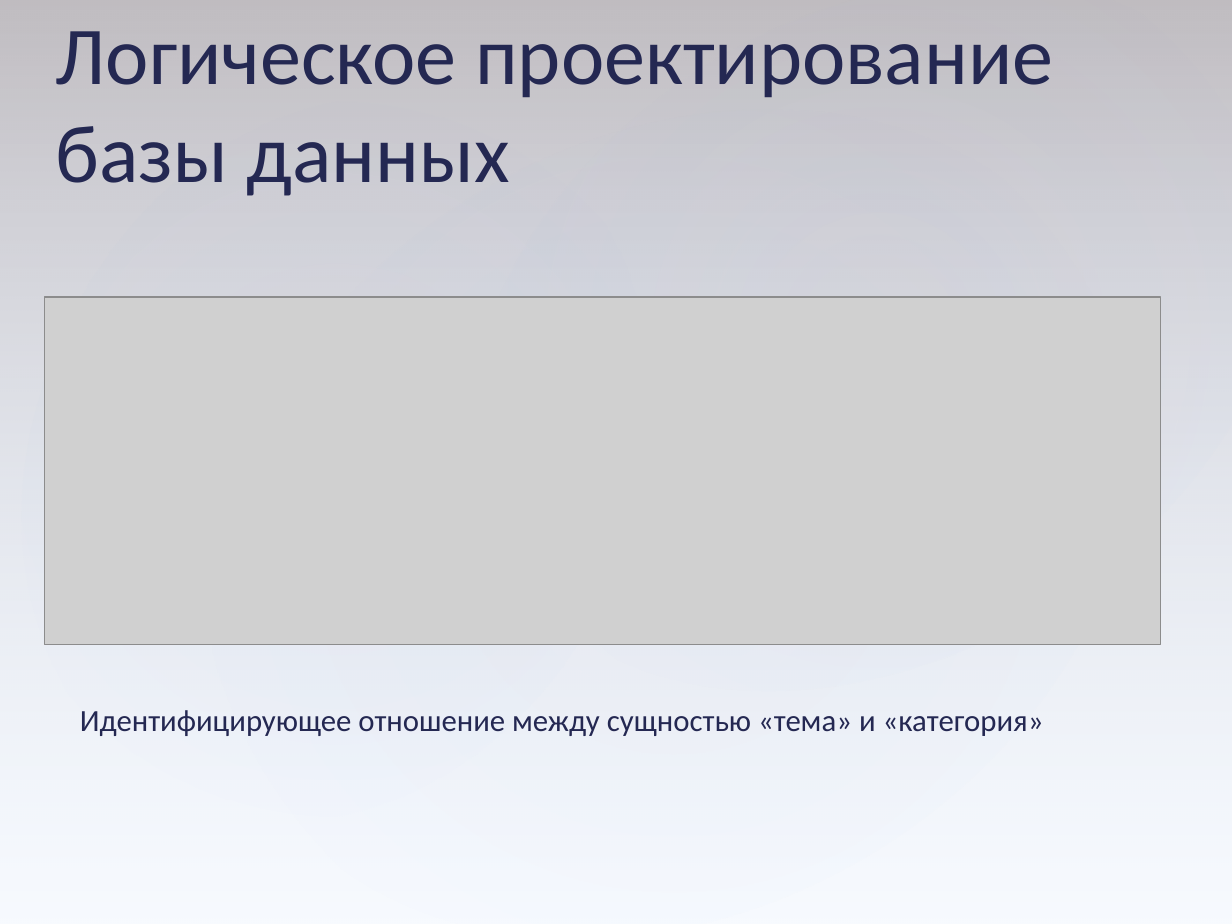
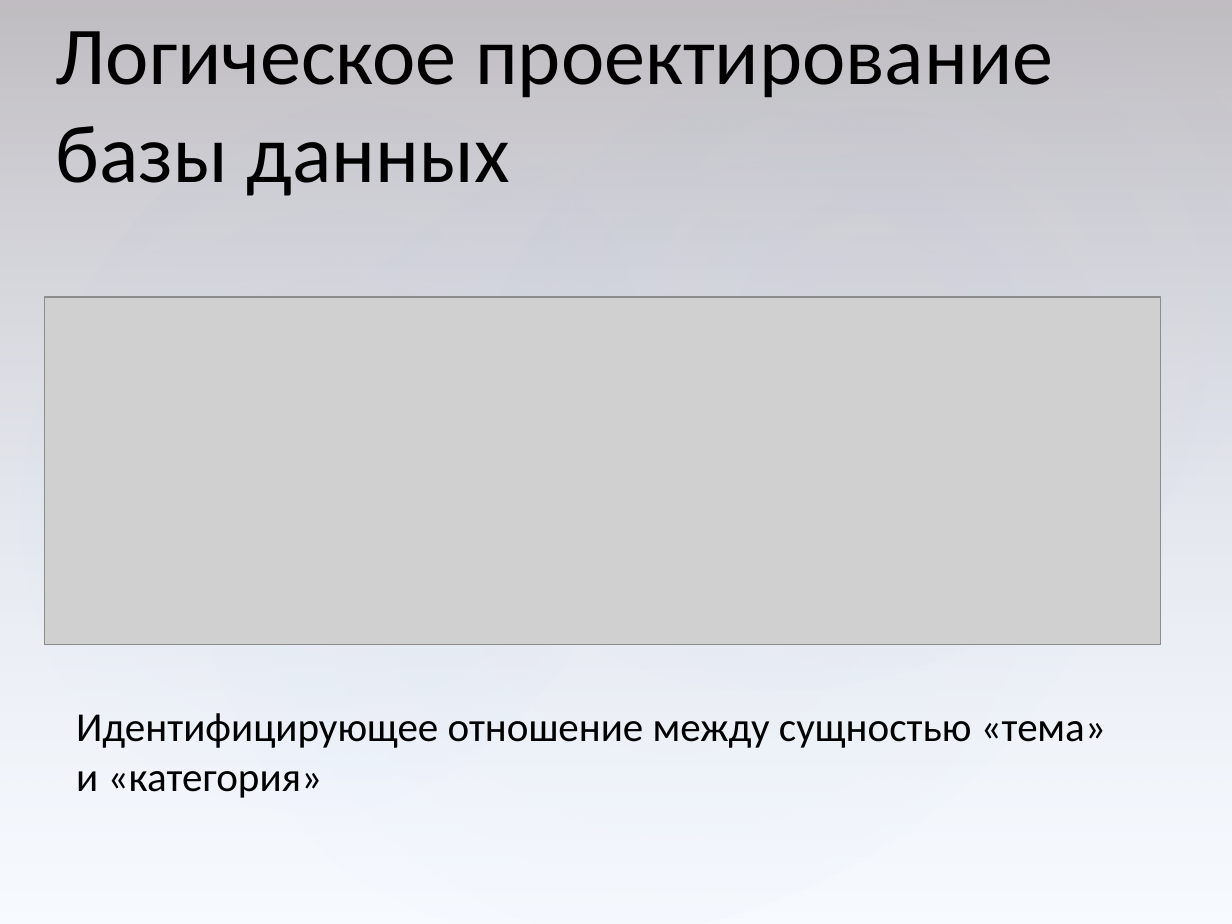
Before and after one commit to serpikovs/in40, a slide deck: slide 19 of !docs/common.pptx (slide 22 before the commit). Drawn at 1232x924 pixels with LibreOffice and Linux fonts; fonts in the diff are those of the drawing; grey boxes stand for pictures. Boxes give left, top, right and bottom in pixels: in the first picture for what was removed or moved away, otherwise in the second. Text is boxed around its words. In the diff, an @@ line names an element or a change of style, - is before the commit and + after.

```diff
--- a/!docs/common.pptx
+++ b/!docs/common.pptx
@@ text "Логическое проектирование базы данных" at <box>56,31,1053,196</box>: text colour #242852 to #000000 @@
@@ text "Идентифицирующее отношение между сущностью «тема» ..." at <box>76,713,1106,798</box>: size 18 to 24 pt, text colour #242852 to #000000 @@
```
Also in this commit, not shown: 27 other slides changed, 7 slides removed.
